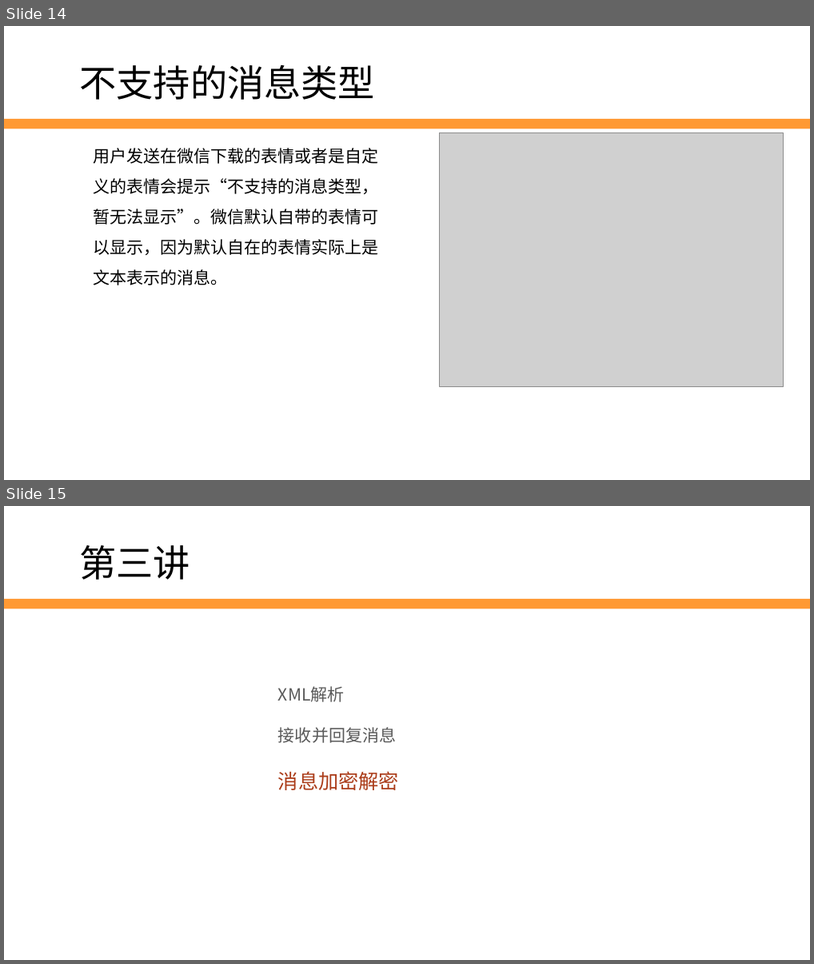
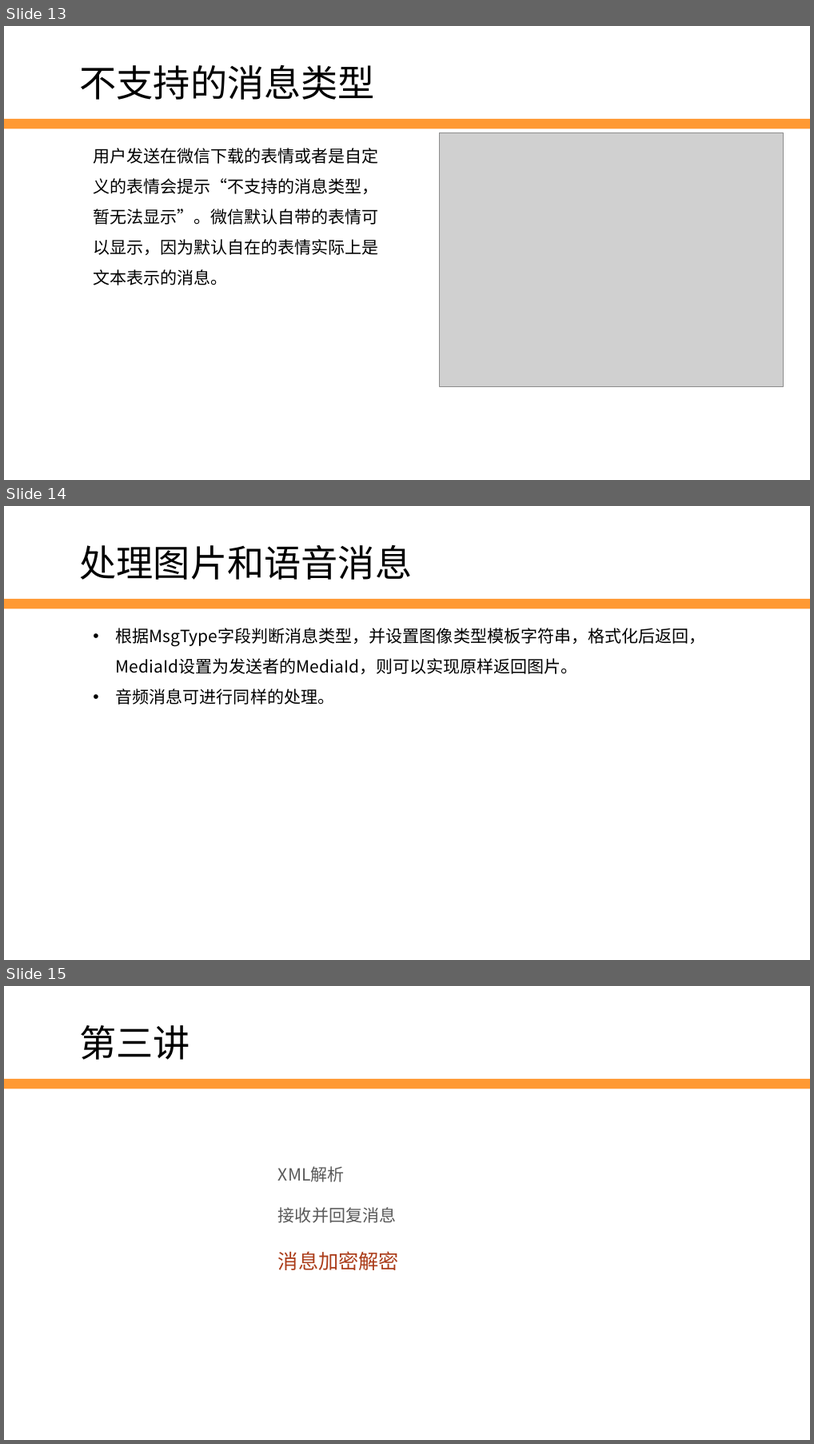
Before and after one commit to edu2act/2017-2018_1st_Wechat_Web_Programming, a slide deck: meterials/slides/ch04 reply-message.pptx. Shown one above the other, each under a label of ours: slides 14 and 15 before the commit, slides 13, 14 and 15 after it. The pictures are 814x964 and 814x1444 pixels, drawn with LibreOffice and Linux fonts; fonts in the diff are those of the drawing; grey boxes stand for pictures; background and template pictures are left out. Boxes give left, top, right and bottom in pixels: in the first picture for what was removed or moved away, otherwise in the second. Text is boxed around its words. In the diff, an @@ line names an element or a change of style, - is before the commit and + after.

```diff
--- a/meterials/slides/ch04 reply-message.pptx
+++ b/meterials/slides/ch04 reply-message.pptx
@@ slide 14 added at (4,506,810,960), background #FFFFFF; not listed: 1 template element that a slide beside it also shows @@
@@ text added at (80,545,413,580), 44 pt, text #000000 @@
+处理图片和语音消息
@@ text added at (116,628,706,704), 20 pt, text #000000 @@
+• 根据MsgType字段判断消息类型，并设置图像类型模板字符串，格式化后返回，MediaId设置为发送者的MediaId，则可以实现原样返回图片。
+• 音频消息可进行同样的处理。
@@ what was slide 14 is now slide 13 @@
```
Also in this commit, not shown: 1 slide removed, 3 other files.
